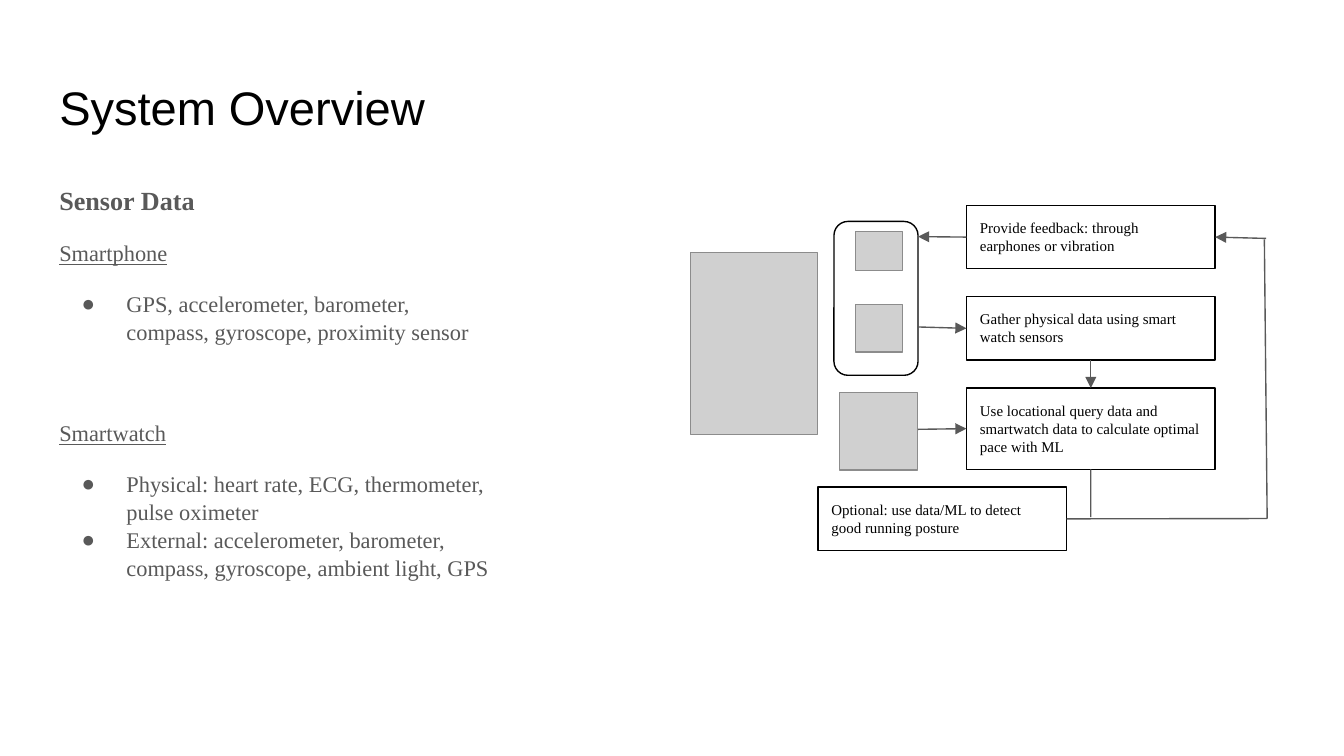
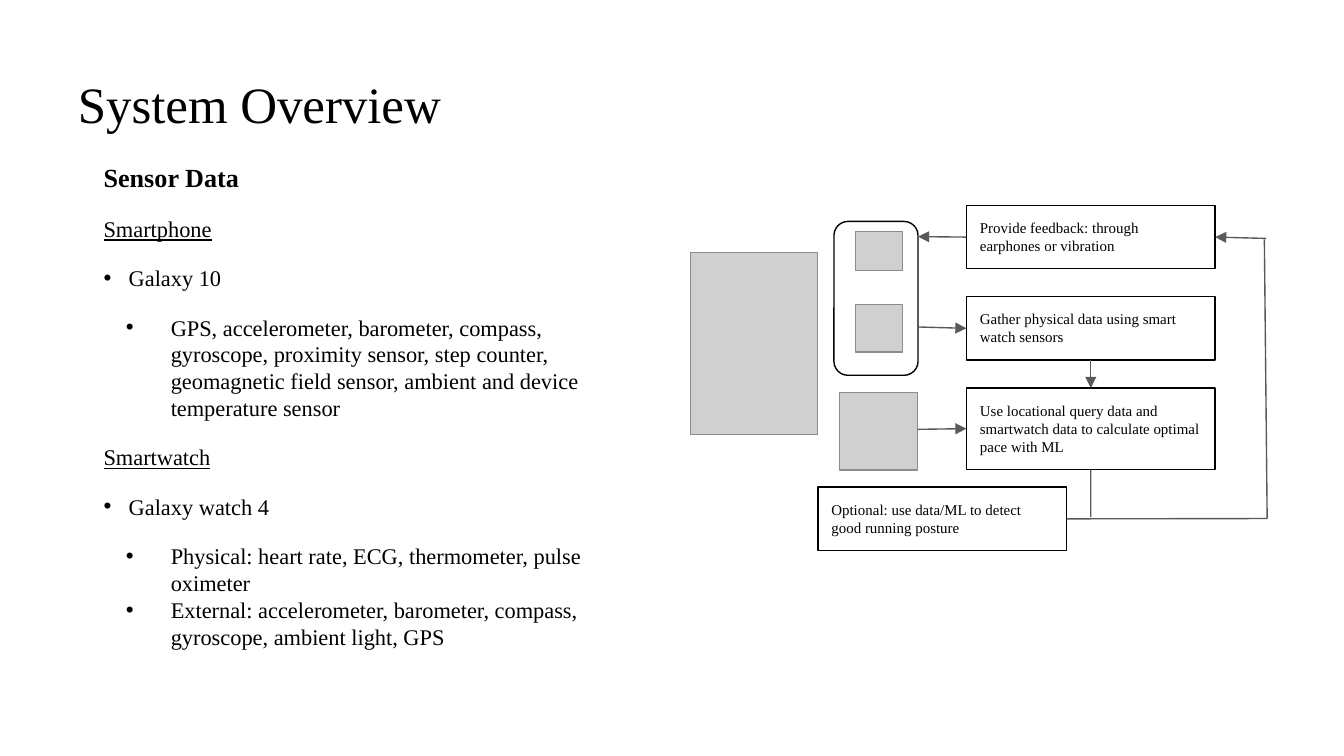
Before and after one commit to crazyboy9103/2021_2_MCA_team7, a slide deck: slide 6 of Project Proposal.pptx. Drawn at 1344x756 pixels with LibreOffice and Linux fonts; fonts in the diff are those of the drawing; grey boxes stand for pictures. Boxes give left, top, right and bottom in pixels: in the first picture for what was removed or moved away, otherwise in the second. Text is boxed around its words. In the diff, an @@ line names an element or a change of style, - is before the commit and + after.

Commit message:
sensors and ins speed

```diff
--- a/Project Proposal.pptx
+++ b/Project Proposal.pptx
@@ text "System Overview": place and size @@
-text "System Overview" at <box>59,91,425,134</box>
+text "System Overview" at <box>78,89,440,133</box>
@@ text "System Overview" at <box>78,89,440,133</box>: size 25.2 to 27.3 pt, font Arial to Times New Roman; line spacing 1 to 0.9 @@
@@ text "Sensor Data": place and size @@
-text "Sensor Data" at <box>59,192,488,581</box>
+text "Sensor Data" at <box>104,169,581,650</box>
@@ text at <box>104,169,581,650</box>: text colour #595959 to #000000 in "Sensor Data", "Smartphone", "Smartwatch", "Physical: heart rate, ECG, thermometer, pulse oximeter" and 1 more places; line spacing 1.05 to 1; bullet ● to •; list level 1 to 3 in "Physical: heart rate, ECG, thermometer, ..."; bullet colour #595959 to #000000 @@
@@ text at <box>129,270,578,421</box>: text changed; text colour #595959 to #000000 @@
-● GPS, accelerometer, barometer, compass, gyroscope, proximity sensor
+• Galaxy 10
+    • GPS, accelerometer, barometer, compass, gyroscope, proximity sensor, step counter, geomagnetic field sensor, ambient and device temperature sensor
@@ text at <box>129,499,269,520</box>: paragraph added @@
+• Galaxy watch 4
```
Also in this commit, not shown: 6 other slides changed, 1 slide added, 1 slide removed.
